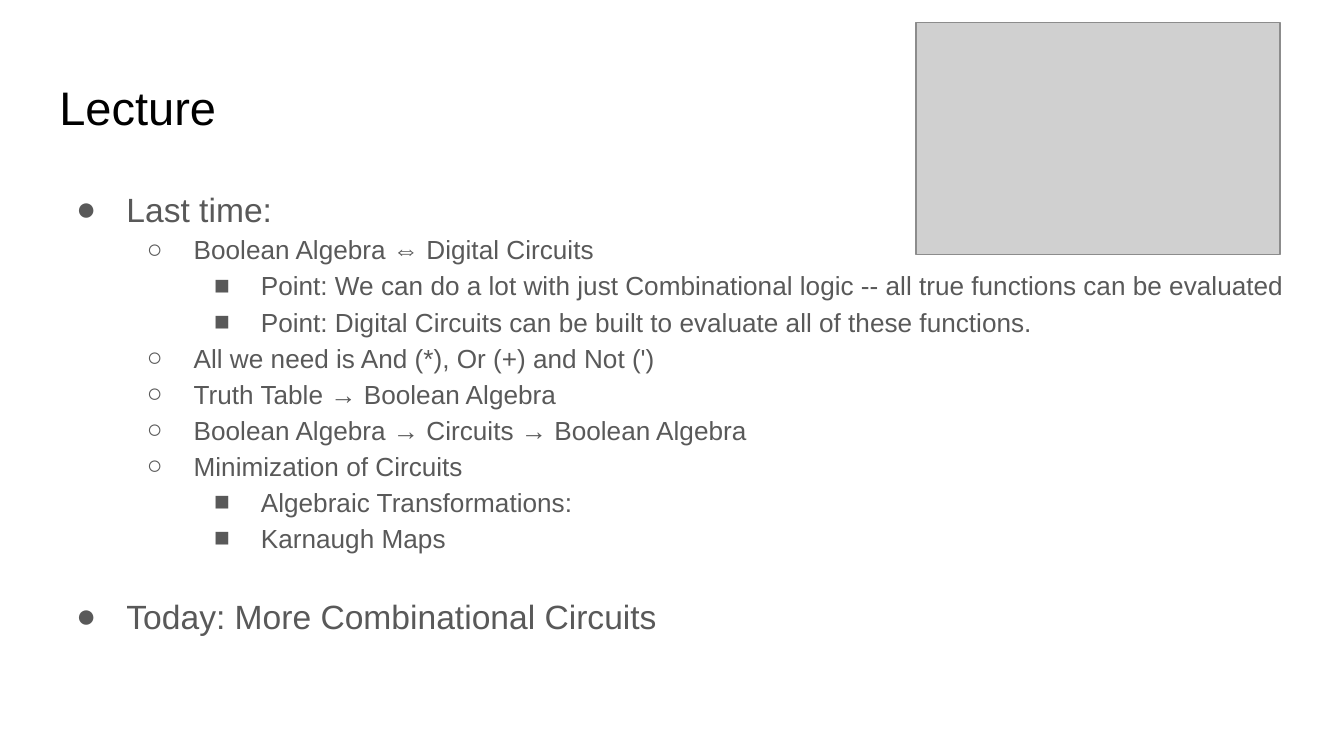
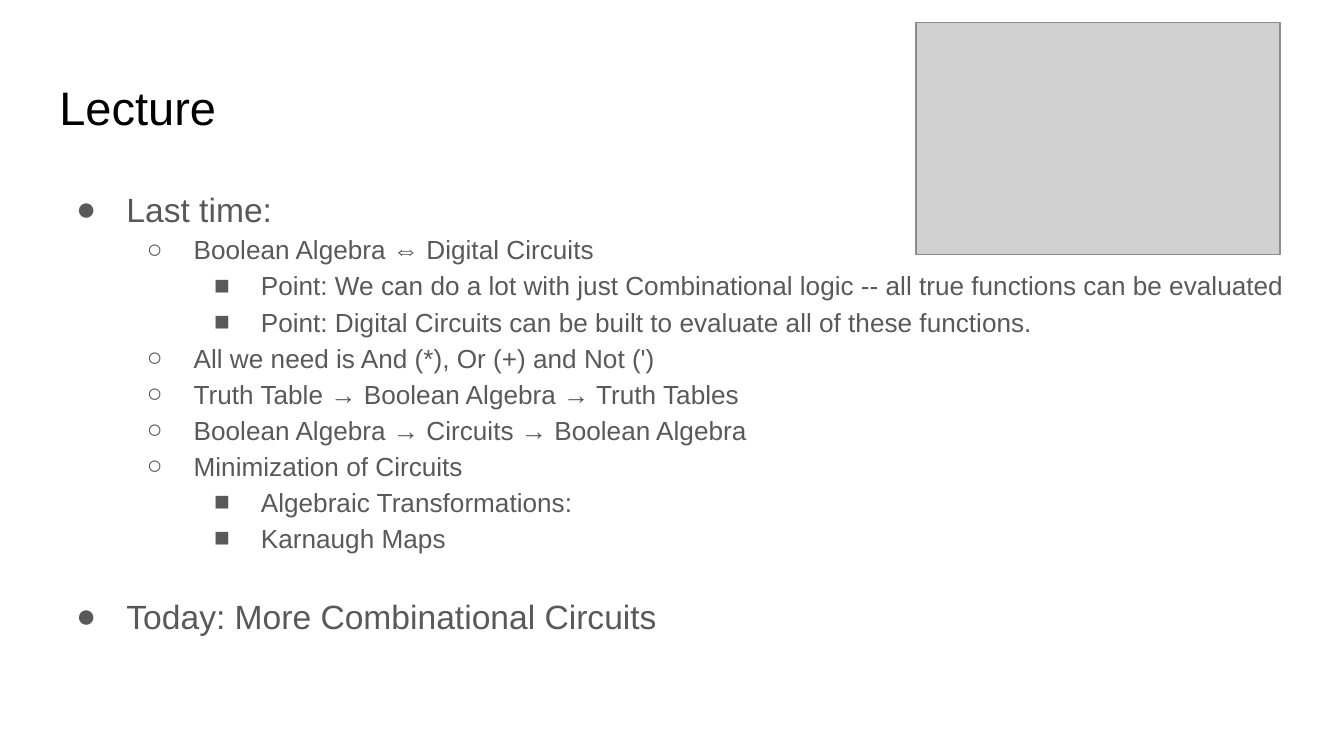
Before and after one commit to COMP122/comp122-s23, a slide deck: slide 1 of digital-logic/documents/.hidden/Combinational_Circuits.pptx. Drawn at 1344x756 pixels with LibreOffice and Linux fonts; fonts in the diff are those of the drawing; grey boxes stand for pictures. Boxes give left, top, right and bottom in pixels: in the first picture for what was removed or moved away, otherwise in the second. Text is boxed around its words. In the diff, an @@ line names an element or a change of style, - is before the commit and + after.

```diff
--- a/digital-logic/documents/.hidden/Combinational_Circuits.pptx
+++ b/digital-logic/documents/.hidden/Combinational_Circuits.pptx
@@ text at [194,385,739,409]: text changed @@
-  ○ Truth Table → Boolean Algebra
+  ○ Truth Table → Boolean Algebra → Truth Tables
```
Also in this commit, not shown: 1 other slide changed, 1 other file.
